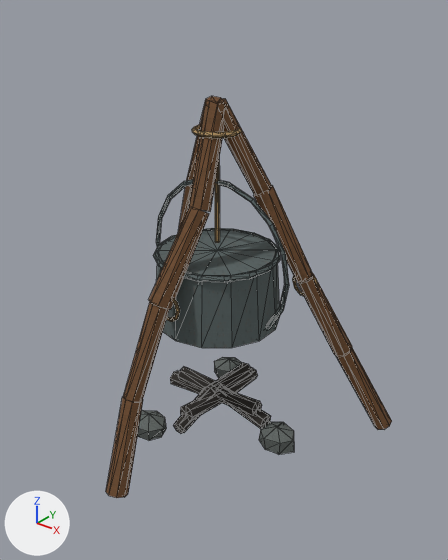
The OBJ model Assets/ProjectOEN/ProductionArt/Meshes/environment_set_dressing/en-017_cooking_corner_set__pot.obj, before and after one commit.
Before and after are seen from a 50 mm camera at (1.217, -1.486, 1.519) aimed at (0.083, -0.068, 0.64). Every picture has the same lights, and +X, +Y and +Z are marked at lower left. The picture after the commit comes second. Mesh edges are drawn as thin lines. Where no turn or scale is listed for an object, it has been applied to the vertices. Vertices at exactly the same position are counted once.

In view in the first picture: 'en-017_cooking_corner_set__pot'.
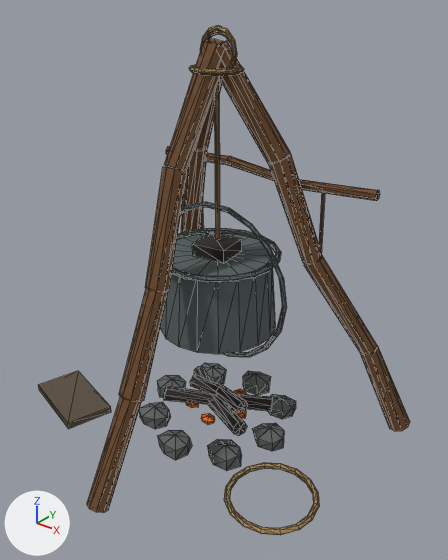
What the commit changed:
Picture 'cloth_albedo.png' (img_cloth_albedo_png) is new.
Picture 'fire_albedo.png' (img_fire_albedo_png) is new.
Material 'Cloth' (mat_cloth) is new.
Its texture is img_cloth_albedo_png.
Its roughness is 0.89.
Material 'Fire' (mat_fire) is new.
Its texture is img_fire_albedo_png.
Its roughness is 0.89.
me_en_017_cooking_corner_set__pot is used by ob_en_017_cooking_corner_set__pot; location (0.0, 0.0, 0.0).
me_en_017_cooking_corner_set__pot had 777 vertices, 1454 faces and spanned x -0.55..0.55, y -0.554..0.371, z -0.009..1.198.
me_en_017_cooking_corner_set__pot now has 1240 vertices, 2232 faces and spans x -0.638..0.607, y -0.632..0.409, z -0.008..1.4.
me_en_017_cooking_corner_set__pot part 1: the loose piece of 48 vertices spanning x -0.079..0.079, y -0.079..0.079, z 1.091..1.109 is multiplied about its middle by the matrix ((0.886, 0.0, 0.0), (0.0, 0.0, -0.889), (0.0, -0.886, 0.0)), then moved by (0.015, -0.01, 0.23).
me_en_017_cooking_corner_set__pot part 2: a new loose piece, a 7-sided cylinder along z spanning x -0.008..0.008, y -0.007..0.008, z 0.74..1.25, in mat_rope (picture img_rope_albedo_png).
me_en_017_cooking_corner_set__pot part 3: a new loose piece, an 18-sided cut cone along z (radius 0.205 at the low end, 0.185 at the high end) spanning x -0.202..0.202, y -0.205..0.205, z 0.42..0.69, in mat_metal (picture img_metal_albedo_png).
me_en_017_cooking_corner_set__pot part 4: the loose piece of 72 vertices spanning x -0.289..0.289, y -0.009..0.009, z 0.375..0.945 is scaled about its middle by (0.982, 1, 0.982), then moved by (0.0, 0.0, -0.08).
me_en_017_cooking_corner_set__pot part 5: the loose piece of 205 vertices spanning x -0.55..0.55, y -0.554..0.371, z 0.003..1.198 is rebuilt with 229 vertices and now spans x -0.607..0.607, y -0.632..0.409, z 0.008..1.36.
me_en_017_cooking_corner_set__pot part 6: the loose piece of 31 vertices spanning x -0.223..0.183, y -0.028..0.031, z 0.06..0.158 is rebuilt with 31 vertices and now spans x -0.121..0.135, y -0.043..0.026, z 0.095..0.152.
me_en_017_cooking_corner_set__pot part 7: the loose piece of 28 vertices spanning x 0.209..0.344, y -0.06..0.066, z -0.006..0.097 is rebuilt with 28 vertices and now spans x 0.179..0.299, y -0.055..0.057, z -0.008..0.078.
me_en_017_cooking_corner_set__pot part 8: the loose piece of 40 vertices spanning x 0.198..0.302, y 0.156..0.17, z 0.541..0.639 is deleted.
me_en_017_cooking_corner_set__pot part 9: the loose piece of 40 vertices spanning x -0.052..0.052, y -0.257..-0.243, z 0.541..0.639 is deleted.
me_en_017_cooking_corner_set__pot part 10: the loose piece of 28 vertices spanning x -0.206..-0.06, y -0.297..-0.178, z -0.009..0.098 is deleted.
me_en_017_cooking_corner_set__pot part 11: 121 vertices removed from x -0.193..0.224, y -0.225..0.292, z -0.008..0.159; 466 vertices added at x -0.638..0.57, y -0.433..0.287, z -0.008..0.132.
me_en_017_cooking_corner_set__pot part 12: 100 vertices removed from x -0.214..0.214, y -0.22..0.22, z 0.45..0.7; 158 vertices added at x -0.441..0.441, y -0.212..0.268, z 0.55..0.945.
me_en_017_cooking_corner_set__pot part 13: 144 vertices added at x -0.083..0.084, y -0.083..0.083, z 1.263..1.389.
Other edits to the shape of me_en_017_cooking_corner_set__pot do not show in these pictures.
me_en_017_cooking_corner_set__pot gains material mat_fire (picture img_fire_albedo_png).
me_en_017_cooking_corner_set__pot gains material mat_cloth (picture img_cloth_albedo_png).

Location of each change, [x1, y1, x2, y2] in pixels of the pictures (448 x 560 px; the box of a moved part takes in the faces that stretch with it):
'en-017_cooking_corner_set__pot', reshaped (30% wider, 27% taller): before [106, 96, 392, 498]; after [38, 25, 410, 535]
part 1 of me_en_017_cooking_corner_set__pot, moved or reshaped: before [192, 124, 242, 138]; after [200, 25, 237, 69]
part 2 of me_en_017_cooking_corner_set__pot, added (brown): after [214, 82, 220, 240]
part 3 of me_en_017_cooking_corner_set__pot, added: after [160, 233, 276, 354]
part 4 of me_en_017_cooking_corner_set__pot, moved or reshaped: before [156, 179, 289, 330]; after [181, 202, 287, 357]
part 5 of me_en_017_cooking_corner_set__pot, rebuilt (13% wider, 18% taller): before [106, 96, 392, 498]; after [87, 39, 410, 513]
part 6 of me_en_017_cooking_corner_set__pot, rebuilt (37% narrower, 13% shorter): before [170, 371, 262, 416]; after [190, 374, 248, 413]
part 7 of me_en_017_cooking_corner_set__pot, rebuilt (8% narrower, 12% shorter): before [259, 422, 294, 454]; after [252, 423, 284, 451]
part 8 of me_en_017_cooking_corner_set__pot, deleted: before [292, 276, 318, 296]
part 9 of me_en_017_cooking_corner_set__pot, deleted: before [166, 299, 180, 322]
part 10 of me_en_017_cooking_corner_set__pot, deleted: before [137, 410, 166, 440]
part 11 of me_en_017_cooking_corner_set__pot, built on: before [173, 357, 271, 434]; after [38, 363, 319, 535]
part 12 of me_en_017_cooking_corner_set__pot, moved or reshaped: before [153, 228, 280, 348]; after [166, 147, 380, 282]
part 13 of me_en_017_cooking_corner_set__pot, added (brown): after [189, 30, 244, 76]
